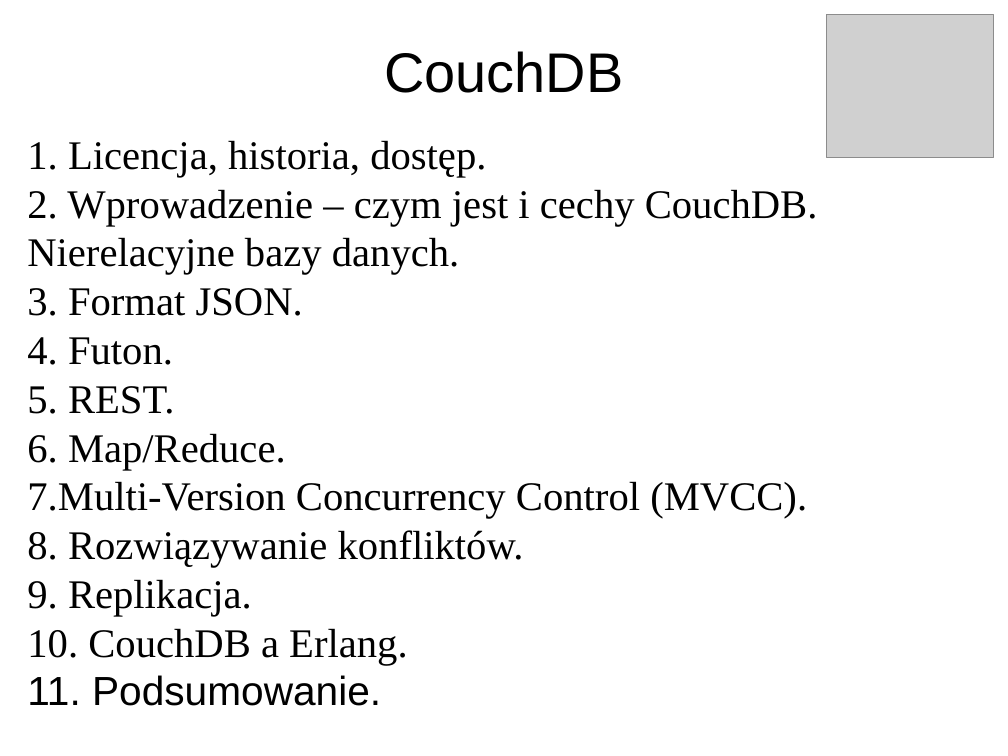
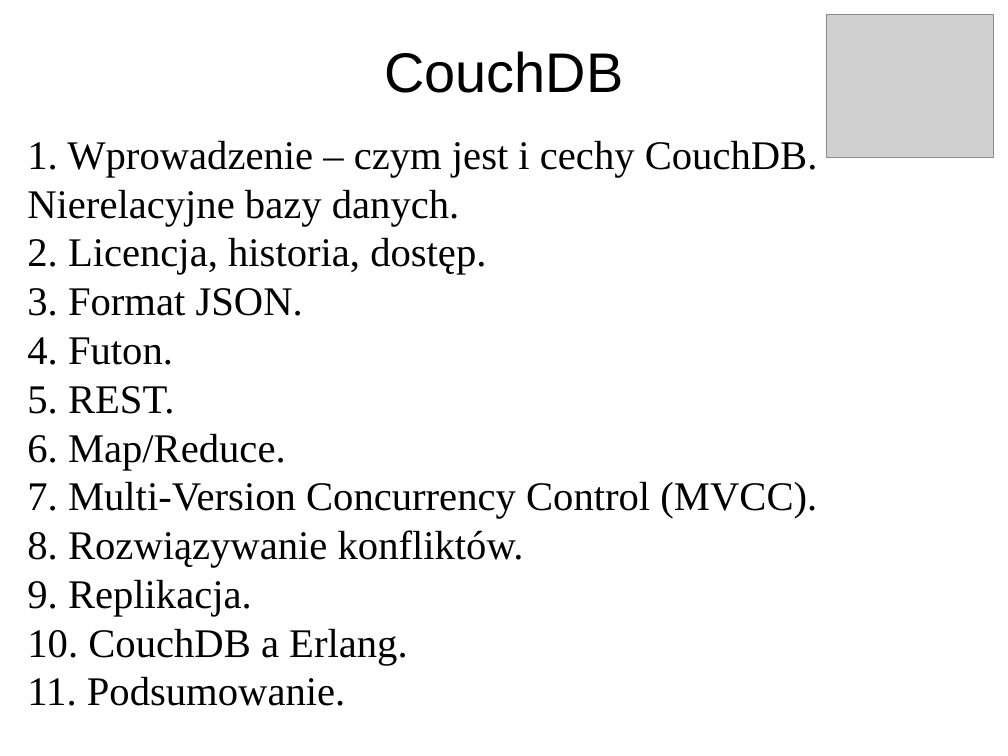
Before and after one commit to pawnow/ProjektErlang, a slide deck: slide 2 of prezentacja.odp. Drawn at 1008x756 pixels with LibreOffice and Linux fonts; fonts in the diff are those of the drawing; grey boxes stand for pictures. Boxes give left, top, right and bottom in pixels: in the first picture for what was removed or moved away, otherwise in the second. Text is boxed around its words. In the diff, an @@ line names an element or a change of style, - is before the commit and + after.

```diff
--- a/prezentacja.odp
+++ b/prezentacja.odp
@@ subtitle at bbox=[27, 140, 818, 275]: text changed @@
-1. Licencja, historia, dostęp.
-2. Wprowadzenie – czym jest i cechy CouchDB. Nierelacyjne bazy danych.
+1. Wprowadzenie – czym jest i cechy CouchDB. Nierelacyjne bazy danych.
+2. Licencja, historia, dostęp.
@@ subtitle at bbox=[27, 481, 817, 519]: spaces changed @@
-7.Multi-Version Concurrency Control (MVCC).
+7. Multi-Version Concurrency Control (MVCC).
@@ subtitle at bbox=[27, 676, 345, 706]: font Arial to Times New Roman in "11. Podsumowanie." @@
```
Also in this commit, not shown: 4 other slides changed.
